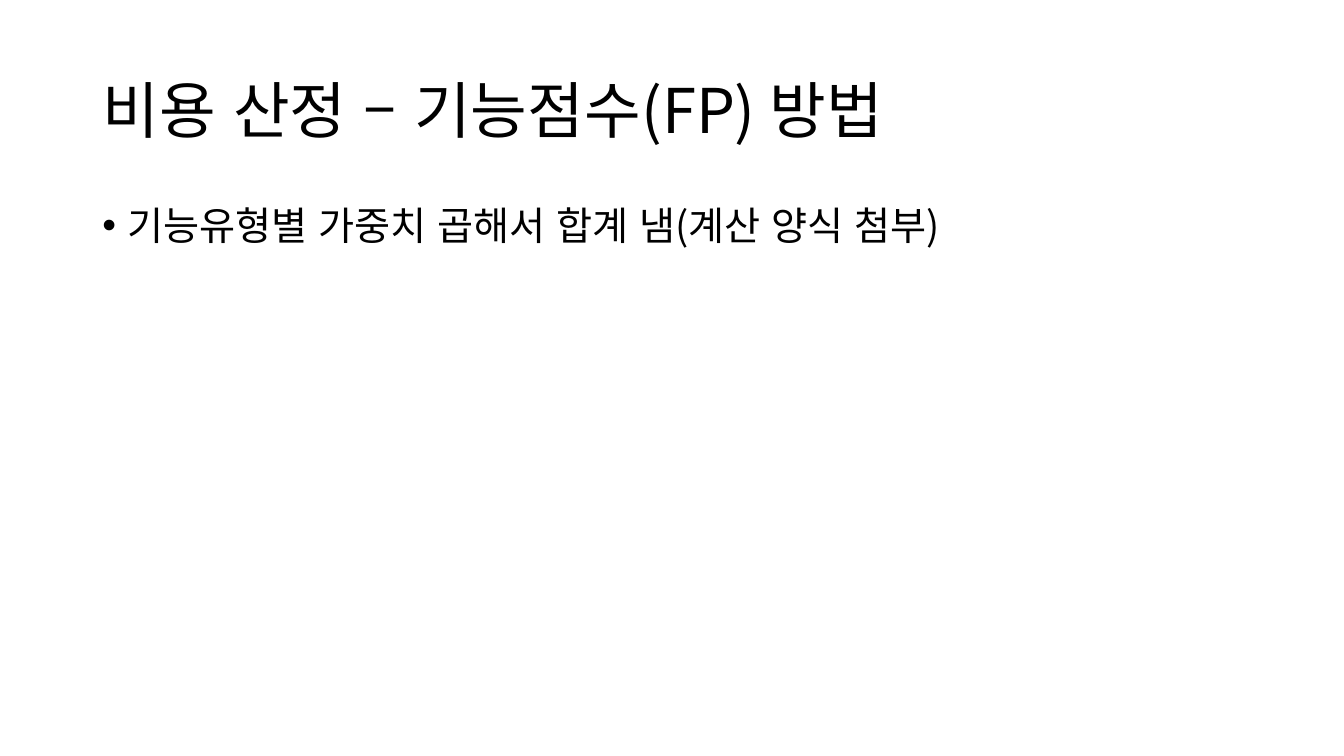
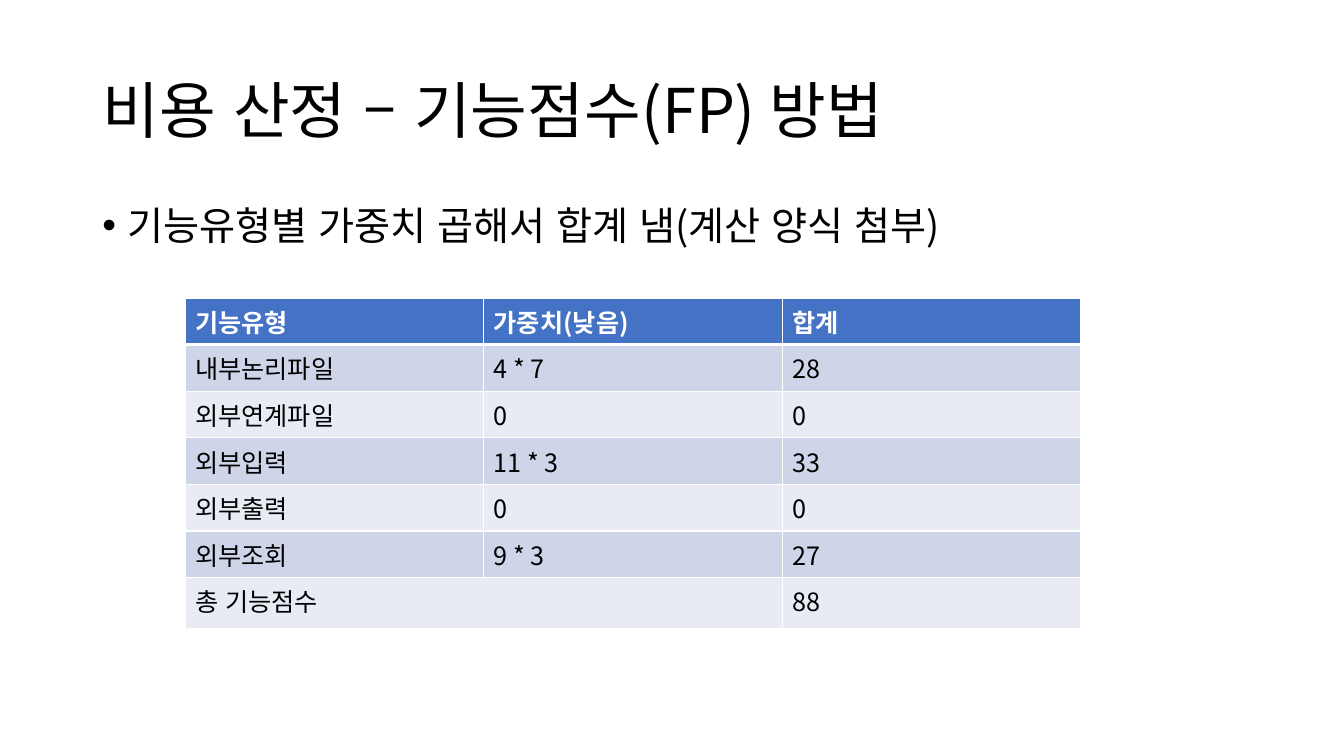
Before and after one commit to DrawGreen2021/Presentation, a slide deck: slide 14 of 팀 그릴그린 중간발표.pptx. Drawn at 1344x756 pixels with LibreOffice and Linux fonts; fonts in the diff are those of the drawing. Boxes give left, top, right and bottom in pixels: in the first picture for what was removed or moved away, otherwise in the second. Text is boxed around its words. In the diff, an @@ line names an element or a change of style, - is before the commit and + after.

Commit message:
기능점수 표 첨부

```diff
--- a/팀 그릴그린 중간발표.pptx
+++ b/팀 그릴그린 중간발표.pptx
@@ table added at (186,298,1081,617), 7 rows, 3 columns @@
+기능유형 | 가중치(낮음) | 합계
+내부논리파일 | 4 * 7 | 28
+외부연계파일 | 0 | 0
+외부입력 | 11 * 3 | 33
+외부출력 | 0 | 0
+외부조회 | 9 * 3 | 27
+총 기능점수 |  | 88
```
Also in this commit, not shown: 4 other slides changed, 2 slides removed.
